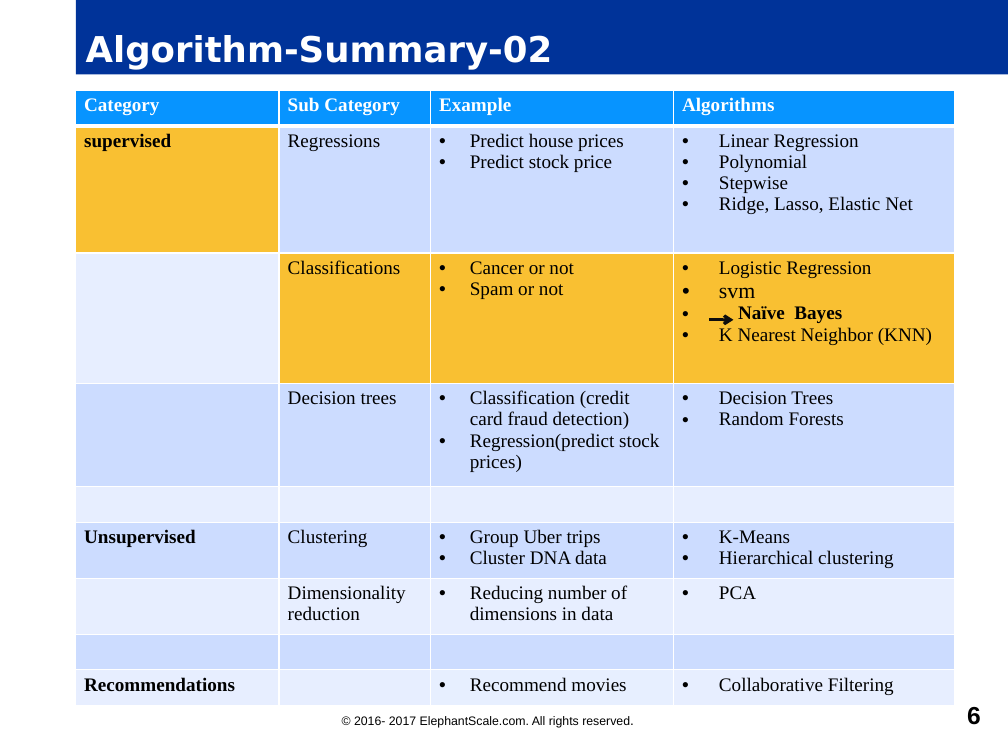
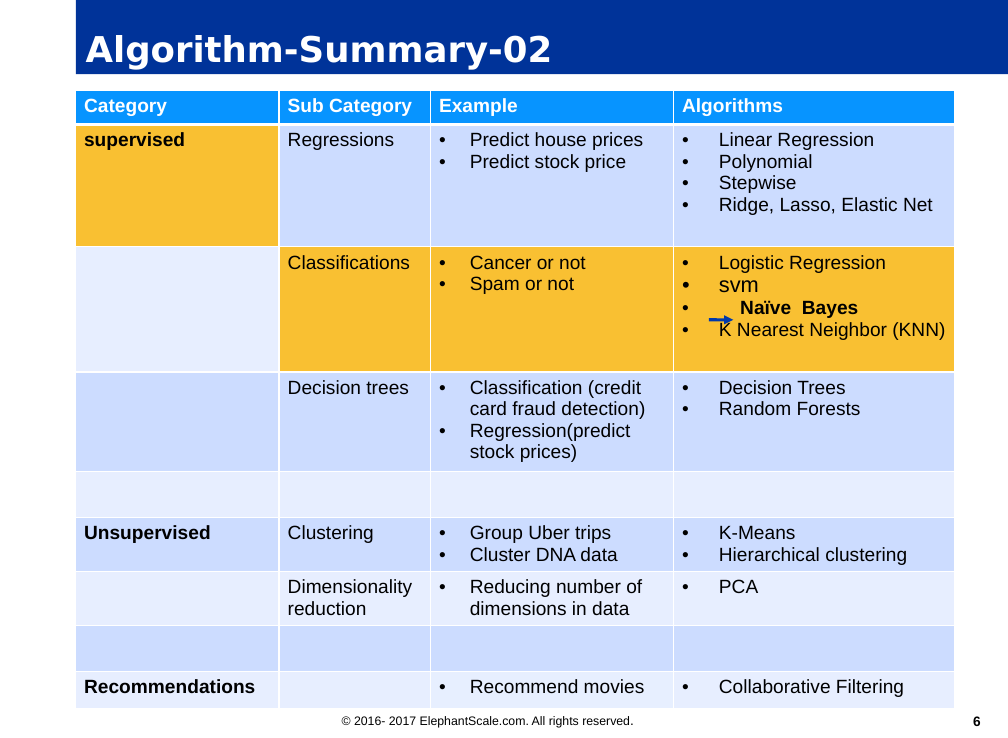
Before and after one commit to elephantscale/es-training-new, a slide deck: slide 6 of machine-learning/slides/Machine-Learning.pptx. Drawn at 1008x738 pixels with LibreOffice and Linux fonts; fonts in the diff are those of the drawing; background and template pictures are left out. Boxes give left, top, right and bottom in pixels: in the first picture for what was removed or moved away, otherwise in the second. Text is boxed around its words. In the diff, an @@ line names an element or a change of style, - is before the commit and + after.

```diff
--- a/machine-learning/slides/Machine-Learning.pptx
+++ b/machine-learning/slides/Machine-Learning.pptx
@@ table at box(76, 90, 955, 705) @@
@@ font Times New Roman to Arial @@
@@ indent changed @@
@@ borders changed @@
@@ arrow removed from (709, 320) to (734, 320) @@
@@ freeform shape added at box(709, 320, 734, 320), fill #0794FF, outline #0039AB 2.24 pt @@
@@ page number at box(973, 716, 981, 726): size 18 to 10 pt @@
```
Also in this commit, not shown: 50 other slides changed, 3 slides added, 20 other files.
